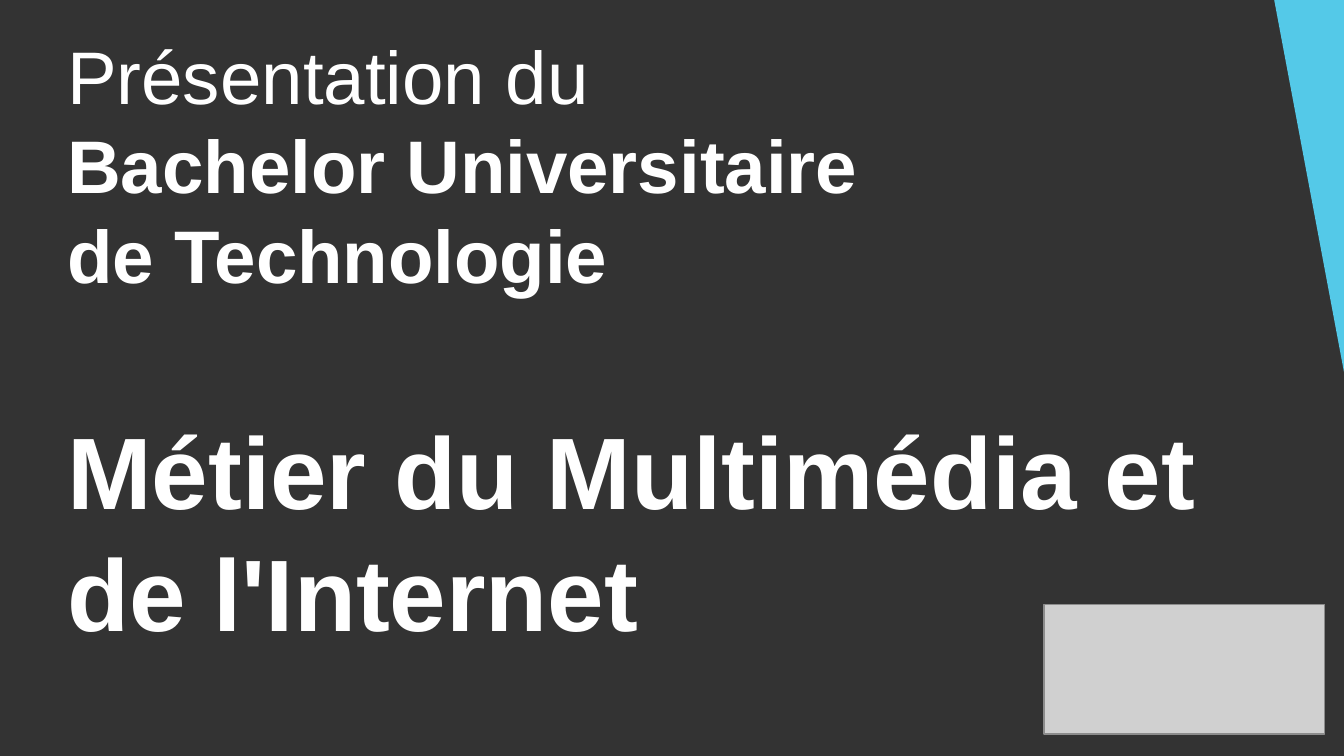
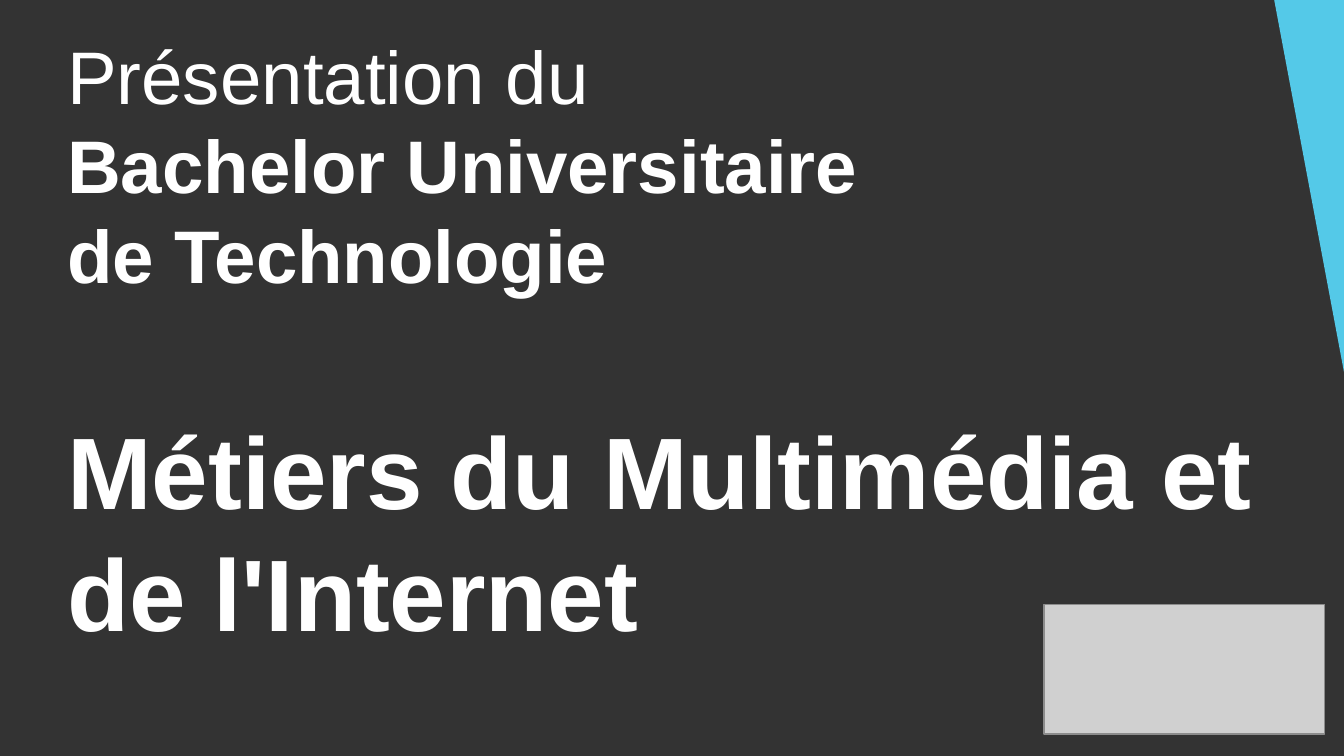
Before and after one commit to DanYellow/cours, a slide deck: slide 1 of presentation-formation-mmi/presentation.odp. Drawn at 1344x756 pixels with LibreOffice and Linux fonts; fonts in the diff are those of the drawing; grey boxes stand for pictures. Boxes give left, top, right and bottom in pixels: in the first picture for what was removed or moved away, otherwise in the second. Text is boxed around its words. In the diff, an @@ line names an element or a change of style, - is before the commit and + after.

```diff
--- a/presentation-formation-mmi/presentation.odp
+++ b/presentation-formation-mmi/presentation.odp
@@ title at (67,49,1251,632): text changed @@
-Présentation du
-Bachelor Universitaire
-de Technologie
-Métier du Multimédia et
-de l'Internet
+Présentation du
+Bachelor Universitaire
+de Technologie
+Métiers du Multimédia et
+de l'Internet
```
Also in this commit, not shown: 8 other slides changed, 1 slide added, 4 other files.
